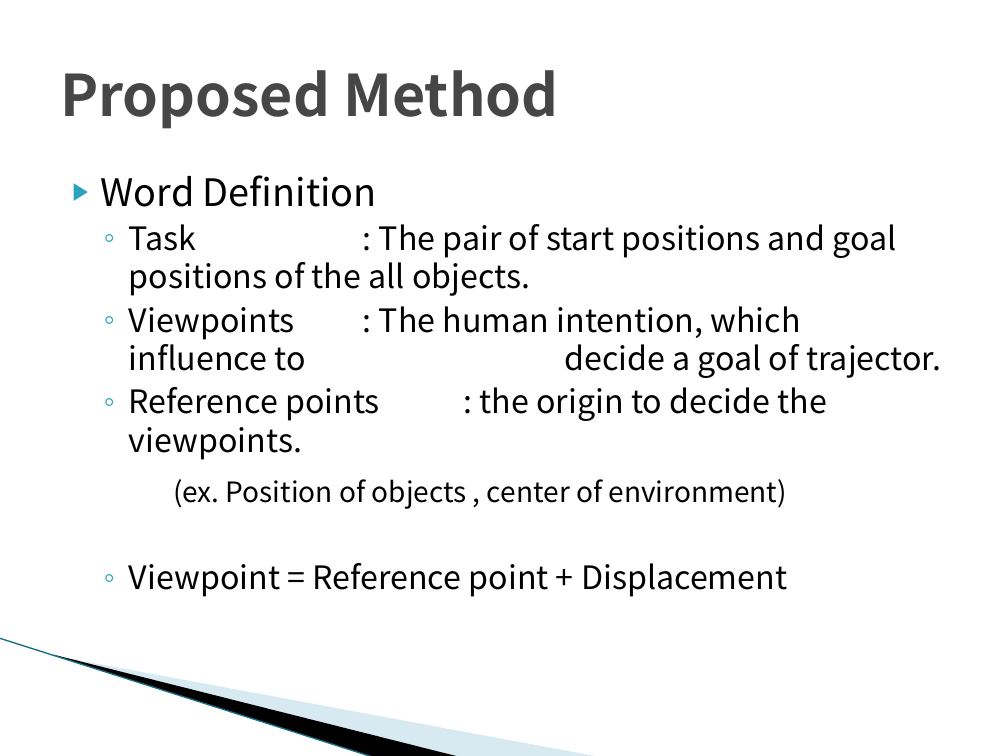
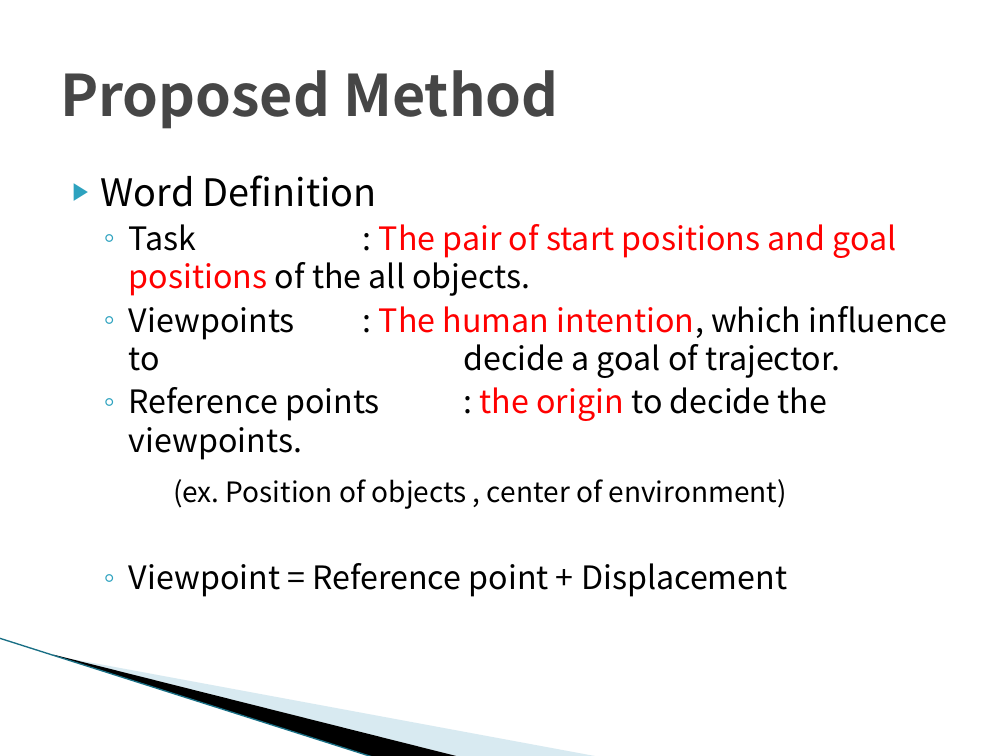
Before and after one commit to TetsuyaKomota/GitforEclipseTest, a slide deck: slide 6 of IntentionLearning/memo/Understanding Intentions(for seminar).pptx (slide 5 before the commit). Drawn at 1008x756 pixels with LibreOffice and Linux fonts; fonts in the diff are those of the drawing; background and template pictures are left out. Boxes give left, top, right and bottom in pixels: in the first picture for what was removed or moved away, otherwise in the second. Text is boxed around its words. In the diff, an @@ line names an element or a change of style, - is before the commit and + after.

```diff
--- a/IntentionLearning/memo/Understanding Intentions(for seminar).pptx
+++ b/IntentionLearning/memo/Understanding Intentions(for seminar).pptx
@@ text at <box>129,224,948,460</box>: text colour #000000 to #FF0000 in "The pair of start positions and goal ...", "The human intention,", "the origin" @@
```
Also in this commit, not shown: 12 other slides changed, 6 slides added, 2 other files.
